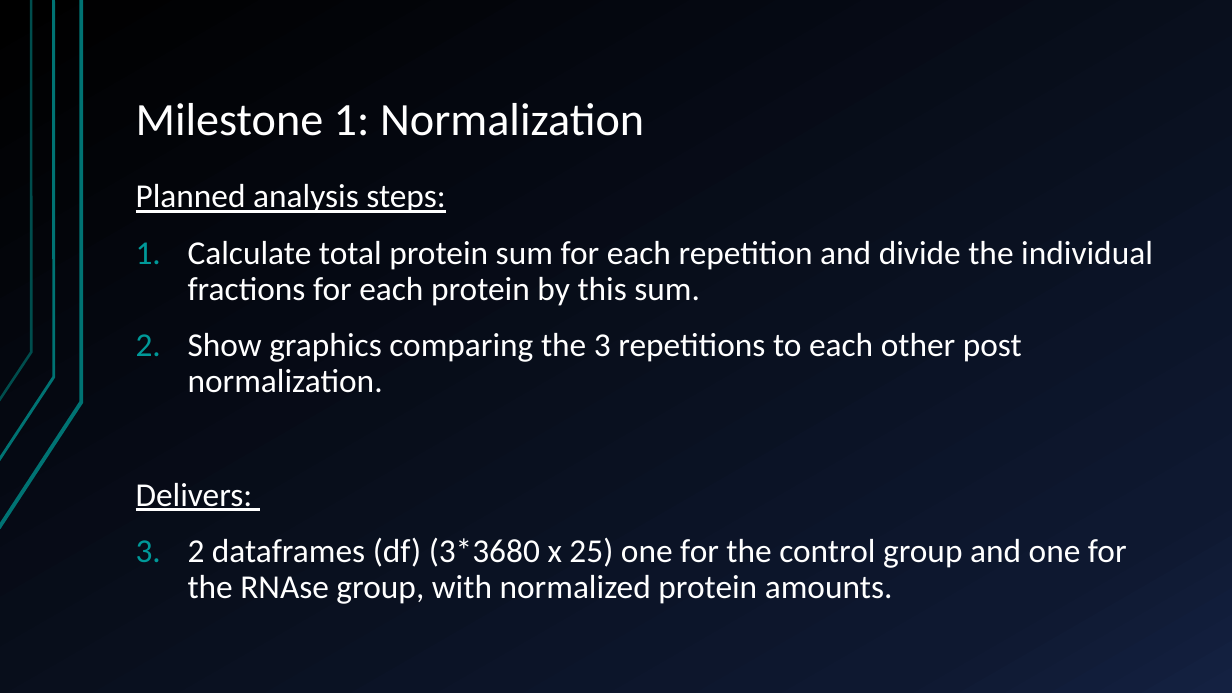
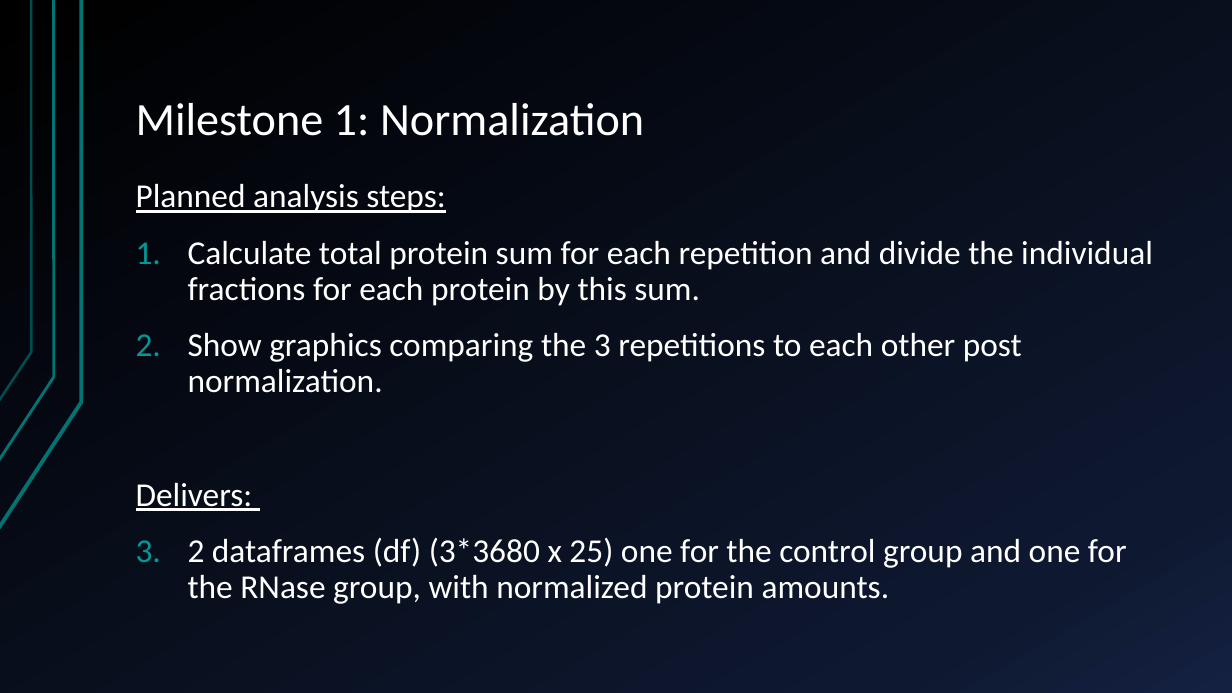
Before and after one commit to AlexandraKummer/2021-topic-03-team-04, a slide deck: slide 9 of Project proposal.pptx. Drawn at 1232x693 pixels with LibreOffice and Linux fonts; fonts in the diff are those of the drawing. Boxes give left, top, right and bottom in pixels: in the first picture for what was removed or moved away, otherwise in the second. Text is boxed around its words. In the diff, an @@ line names an element or a change of style, - is before the commit and + after.

```diff
--- a/Project proposal.pptx
+++ b/Project proposal.pptx
@@ text at [188,537,1127,604]: text changed @@
-1. 2 dataframes (df) (3*3680 x 25) one for the control group and one for the RNAse group, with normalized protein amounts.
+1. 2 dataframes (df) (3*3680 x 25) one for the control group and one for the RNase group, with normalized protein amounts.
```
Also in this commit, not shown: 12 other slides changed, 5 slides added, 3 slides removed.
